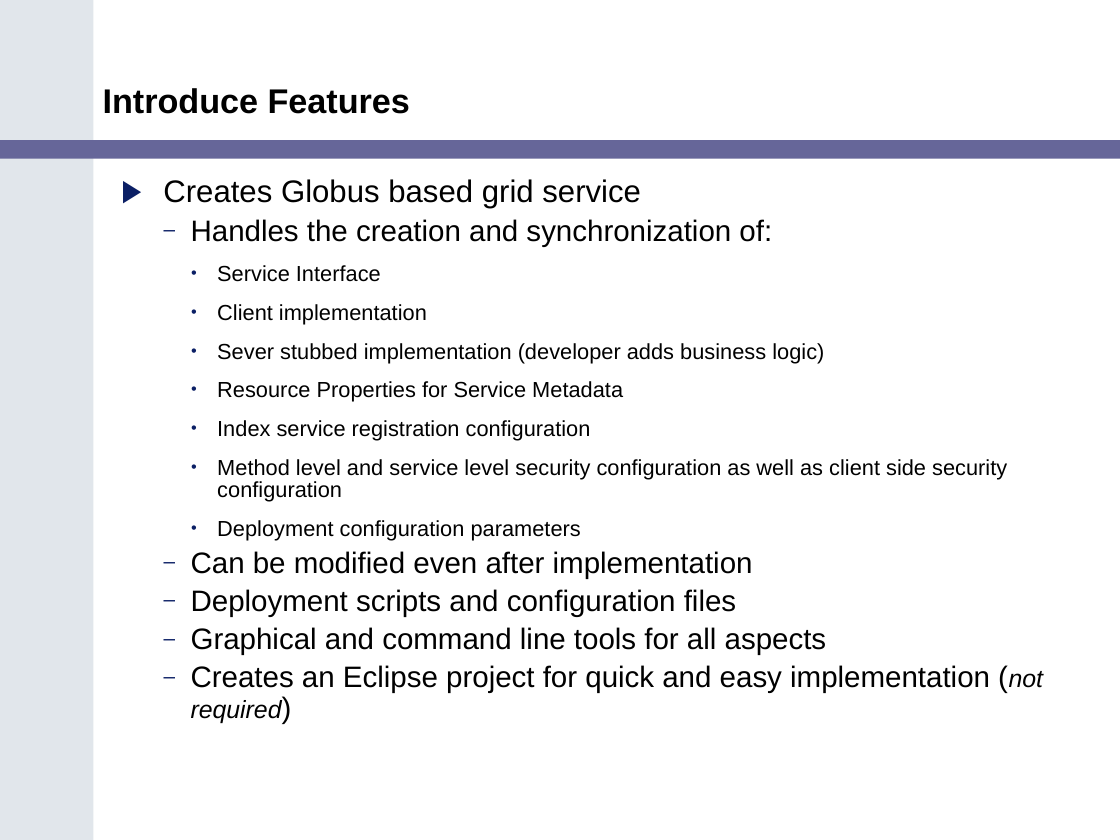
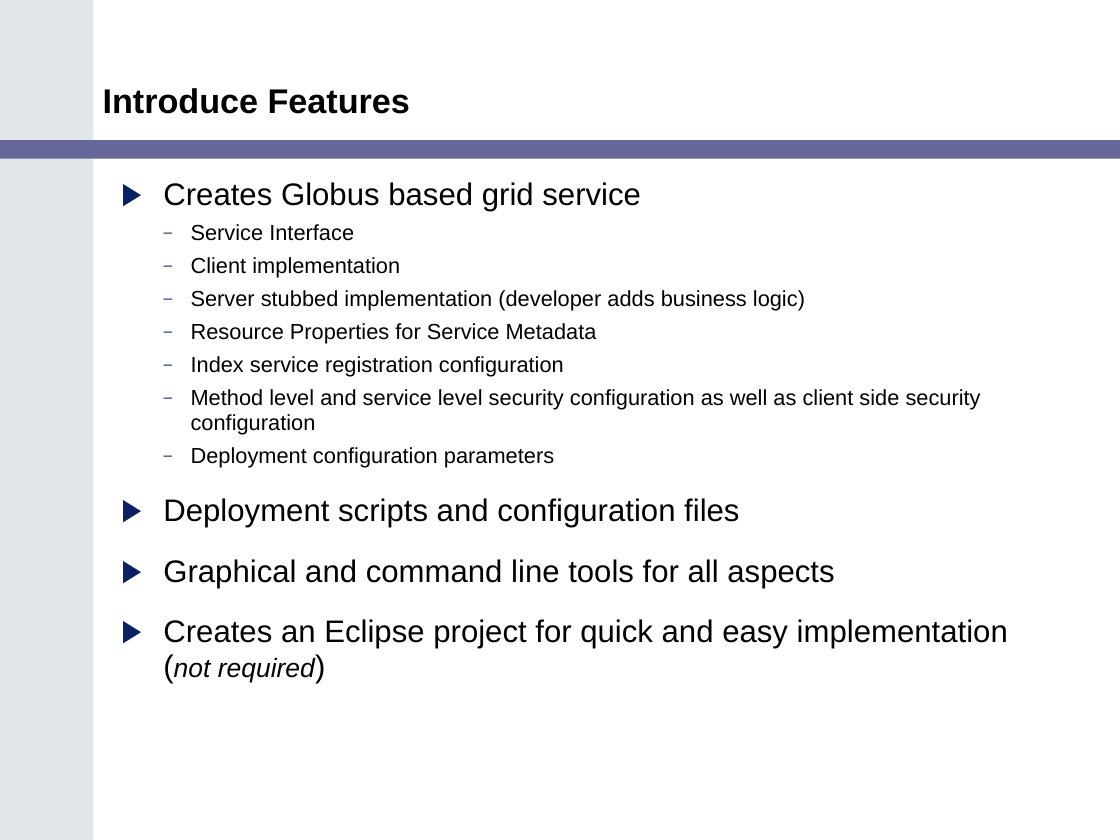
Before and after one commit to NCIP/cagrid-portal, a slide deck: slide 10 of cagrid-1-0/Documentation/presentations/200602_VCDE_ARCH/caGrid_Update_Arch_VCDE_Feb1.ppt (slide 9 before the commit). Drawn at 1120x840 pixels with LibreOffice and Linux fonts; fonts in the diff are those of the drawing; background and template pictures are left out. Boxes give left, top, right and bottom in pixels: in the first picture for what was removed or moved away, otherwise in the second. Text is boxed around its words. In the diff, an @@ line names an element or a change of style, - is before the commit and + after.

```diff
--- a/cagrid-1-0/Documentation/presentations/200602_VCDE_ARCH/caGrid_Update_Arch_VCDE_Feb1.ppt
+++ b/cagrid-1-0/Documentation/presentations/200602_VCDE_ARCH/caGrid_Update_Arch_VCDE_Feb1.ppt
@@ text at [163,182,1008,683]: size 19 to 20 pt in "Deployment scripts and configuration files", "Graphical and command line tools for all ...", "Creates an Eclipse project for quick and ..."; size 16 to 17 pt in "(not required)"; line spacing 0.85 to 0.95; bullet • to –; list level 3 to 2 in "Service Interface"; list level 3 to 2 in "Client implementation"; list level 3 to 2 in "Resource Properties for Service Metadata"; list level 3 to 2 in "Index service registration configuration"; list level 3 to 2 in "Method level and service level ..."; list level 3 to 2 in "Deployment configuration parameters"; bullet – to ▶; list level 2 to 1 in "Deployment scripts and configuration files"; list level 2 to 1 in "Graphical and command line tools ..."; list level 2 to 1 in "Creates an Eclipse project for ..." @@
@@ text at [191,219,772,247]: paragraph removed @@
-  – Handles the creation and synchronization of:
@@ text at [191,290,805,311]: text changed @@
-    • Sever stubbed implementation (developer adds business logic)
+  – Server stubbed implementation (developer adds business logic)
@@ text at [191,551,753,578]: paragraph removed @@
-  – Can be modified even after implementation
```
Also in this commit, not shown: 6 other slides changed, 3 slides added, 1 slide removed.
